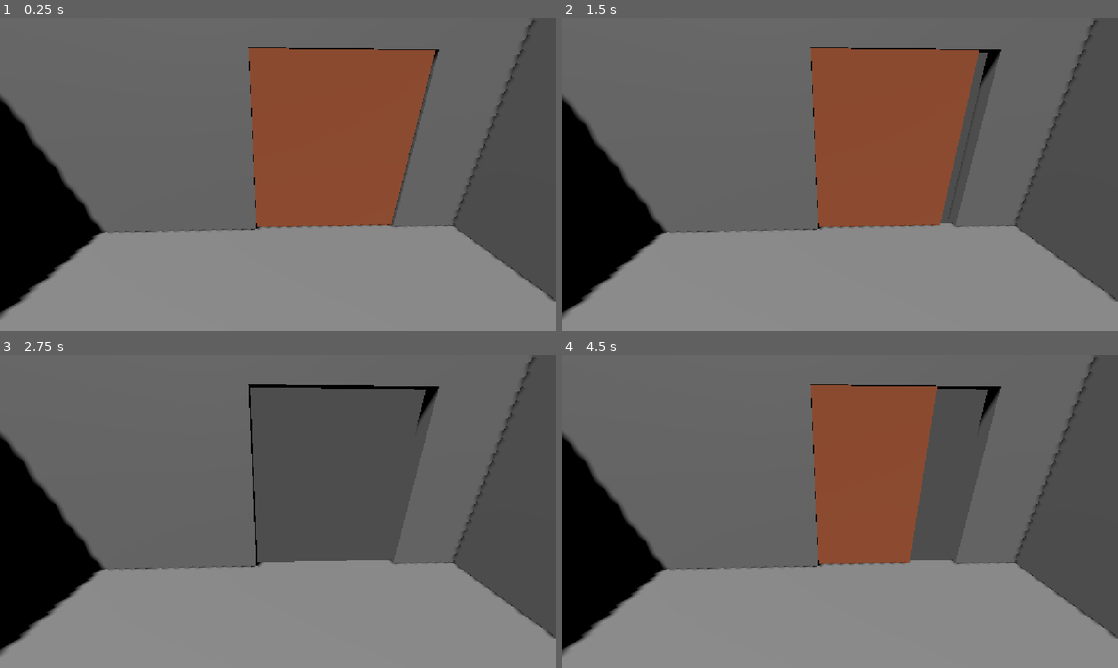
Above: before the commit, frames 1-4 (two rows, left to right).
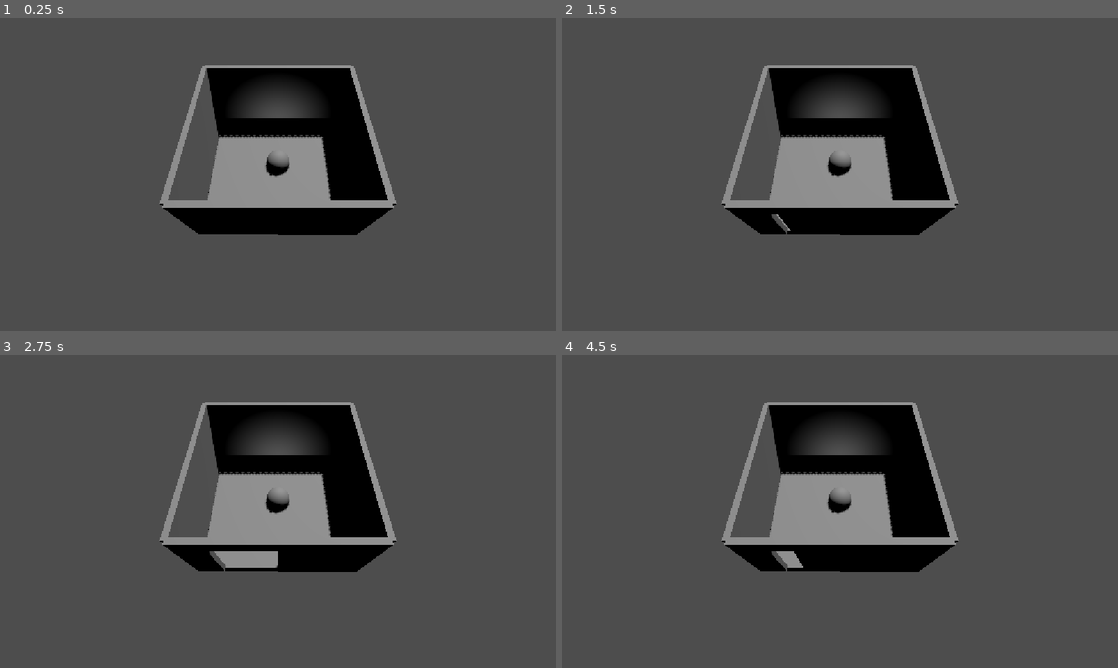
Above: after the commit, the same moments.

Repository: isolatedspace/hero-cell
Game: Godot game, scene res://hero_cell.tscn
Same seed, same stepped clock (60 frames per second), same inputs: the game is played once before the commit and once after it. The project has no main scene, so this scene is started directly.
Inputs:
- Up to frame 1 (0.25 s): no input
- Up to frame 2 (1.5 s): tap Enter (ui_accept) at 0.5, 0.77 s
- Up to frame 3 (2.75 s): tap Enter (ui_accept) at 1.52 s
- Up to frame 4 (4.5 s): tap Enter (ui_accept) at 2.75, 3.02, 3.77 s

The runs differ from the first frame. In frame 1, 67% of the frame differs, in the area x 0-100%, y 0-100%; in frame 2, 66%; in frame 3, 62%; in frame 4, 64%.

Commit message:
Set up 3D character capsule and 60-degree top-down camera

Diff:
--- a/hero_cell.tscn
+++ b/hero_cell.tscn
@@ -41,6 +41,10 @@
 
 [sub_resource type="BoxShape3D" id="BoxShape3D_kl5xk"]
 size = Vector3(2, 2.5, 0.1)
+
+[sub_resource type="CapsuleShape3D" id="CapsuleShape3D_1beno"]
+
+[sub_resource type="CapsuleMesh" id="CapsuleMesh_1beno"]
 
 [node name="HeroCell" type="Node3D" unique_id=1694640515]
 
@@ -124,5 +128,14 @@
 [node name="CollisionShape3D" type="CollisionShape3D" parent="SlidingDoor/AnimatableBody3D" unique_id=151232406]
 shape = SubResource("BoxShape3D_kl5xk")
 
-[node name="Camera3D" type="Camera3D" parent="." unique_id=1289160241]
-transform = Transform3D(-0.99932367, -0.010590433, 0.03521433, 0.0034050408, 0.926866, 0.3753769, -0.036614373, 0.37524295, -0.9262031, -0.21386886, 2.0778453, 0.47769547)
+[node name="Hero" type="CharacterBody3D" parent="." unique_id=939318034]
+
+[node name="CollisionShape3D" type="CollisionShape3D" parent="Hero" unique_id=1567671349]
+shape = SubResource("CapsuleShape3D_1beno")
+
+[node name="MeshInstance3D" type="MeshInstance3D" parent="Hero/CollisionShape3D" unique_id=1448598922]
+mesh = SubResource("CapsuleMesh_1beno")
+
+[node name="Camera3D" type="Camera3D" parent="Hero" unique_id=1289160241]
+transform = Transform3D(1, 0, 0, 0, 0.49999997, 0.86602545, 0, -0.86602545, 0.49999997, 0, 8, 5)
+current = true
